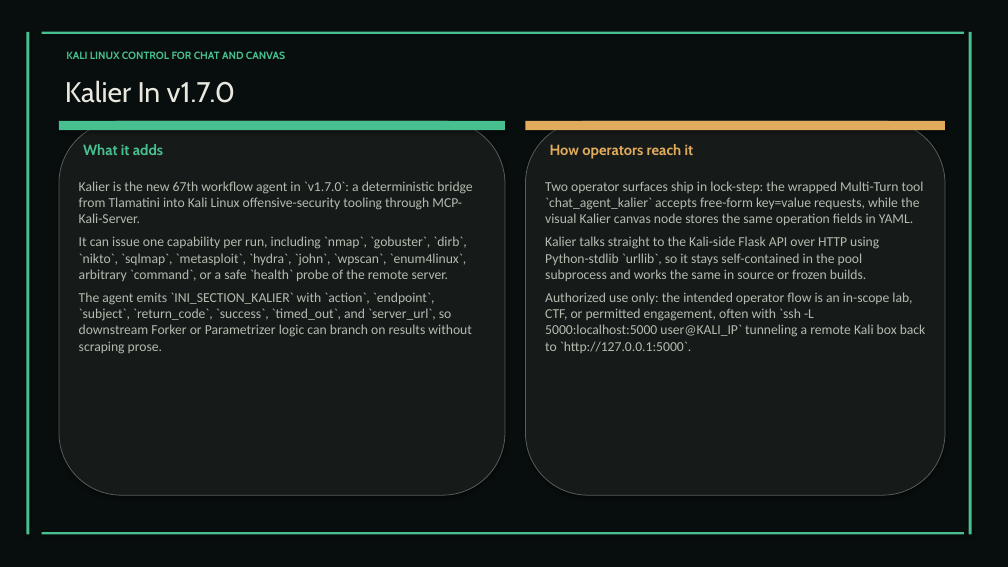
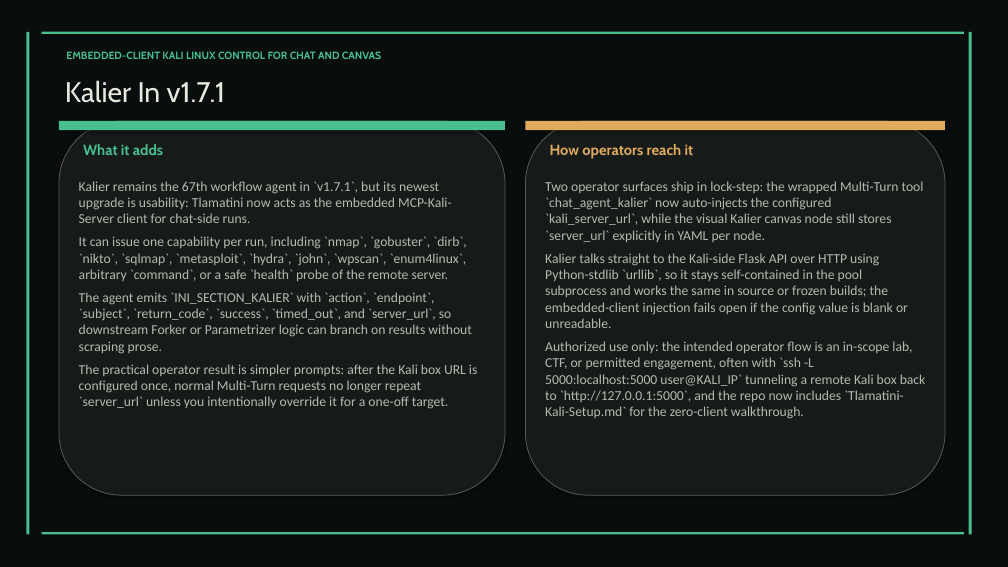
Before and after one commit to XAIHT/Tlamatini, a slide deck: slide 13 of Tlamatini_eXtended_Artificial_Intelligence_Humanly_Tempered.pptx. Drawn at 1008x567 pixels with LibreOffice and Linux fonts; fonts in the diff are those of the drawing. Boxes give left, top, right and bottom in pixels: in the first picture for what was removed or moved away, otherwise in the second. Text is boxed around its words. In the diff, an @@ line names an element or a change of style, - is before the commit and + after.

```diff
--- a/Tlamatini_eXtended_Artificial_Intelligence_Humanly_Tempered.pptx
+++ b/Tlamatini_eXtended_Artificial_Intelligence_Humanly_Tempered.pptx
@@ text at box(66, 51, 381, 59): text changed @@
-KALI LINUX CONTROL FOR CHAT AND CANVAS
+EMBEDDED-CLIENT KALI LINUX CONTROL FOR CHAT AND CANVAS
@@ text at box(65, 80, 225, 103): text changed @@
-Kalier In v1.7.0
+Kalier In v1.7.1
@@ text at box(79, 181, 452, 223): text changed @@
-Kalier is the new 67th workflow agent in `v1.7.0`: a deterministic bridge from Tlamatini into Kali Linux offensive-security tooling through MCP-Kali-Server.
+Kalier remains the 67th workflow agent in `v1.7.1`, but its newest upgrade is usability: Tlamatini now acts as the embedded MCP-Kali-Server client for chat-side runs.
@@ text at box(545, 181, 926, 419): text changed @@
-Two operator surfaces ship in lock-step: the wrapped Multi-Turn tool `chat_agent_kalier` accepts free-form key=value requests, while the visual Kalier canvas node stores the same operation fields in YAML.
-Kalier talks straight to the Kali-side Flask API over HTTP using Python-stdlib `urllib`, so it stays self-contained in the pool subprocess and works the same in source or frozen builds.
-Authorized use only: the intended operator flow is an in-scope lab, CTF, or permitted engagement, often with `ssh -L 5000:localhost:5000 user@KALI_IP` tunneling a remote Kali box back to `http://127.0.0.1:5000`.
+Two operator surfaces ship in lock-step: the wrapped Multi-Turn tool `chat_agent_kalier` now auto-injects the configured `kali_server_url`, while the visual Kalier canvas node still stores `server_url` explicitly in YAML per node.
+Kalier talks straight to the Kali-side Flask API over HTTP using Python-stdlib `urllib`, so it stays self-contained in the pool subprocess and works the same in source or frozen builds; the embedded-client injection fails open if the config value is blank or unreadable.
+Authorized use only: the intended operator flow is an in-scope lab, CTF, or permitted engagement, often with `ssh -L 5000:localhost:5000 user@KALI_IP` tunneling a remote Kali box back to `http://127.0.0.1:5000`, and the repo now includes `Tlamatini-Kali-Setup.md` for the zero-client walkthrough.
@@ text at box(79, 364, 477, 409): paragraph added @@
+The practical operator result is simpler prompts: after the Kali box URL is configured once, normal Multi-Turn requests no longer repeat `server_url` unless you intentionally override it for a one-off target.
```
Also in this commit, not shown: 33 other slides changed, 2 other files.
